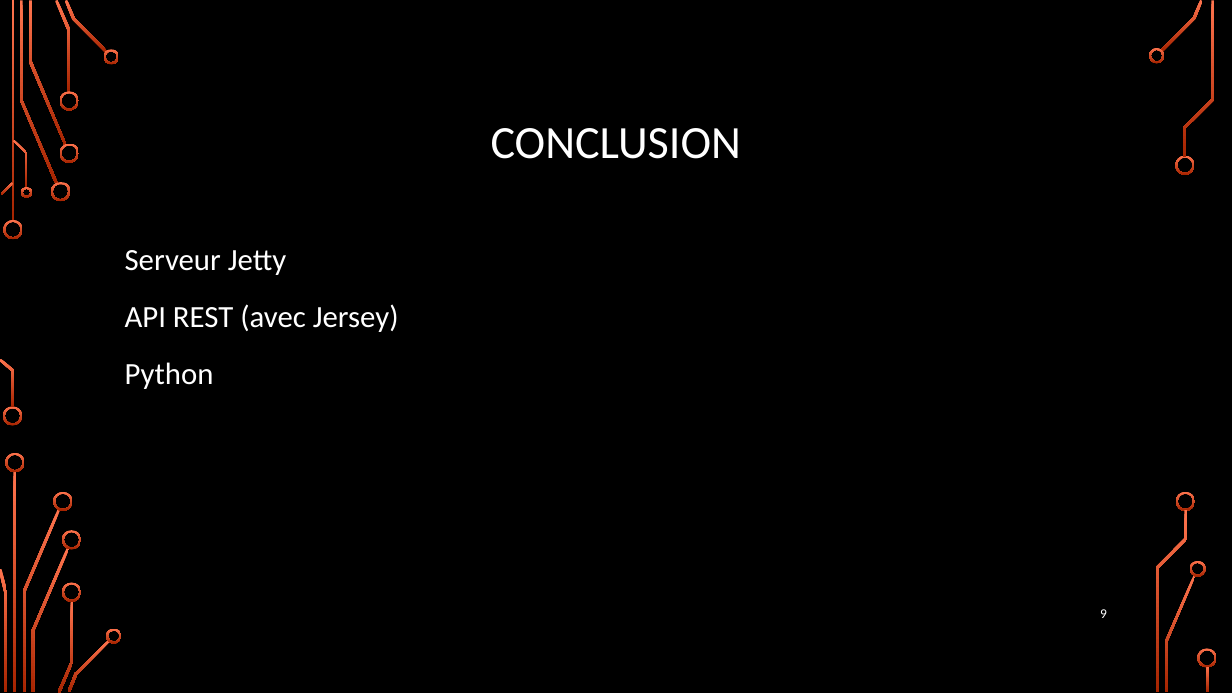
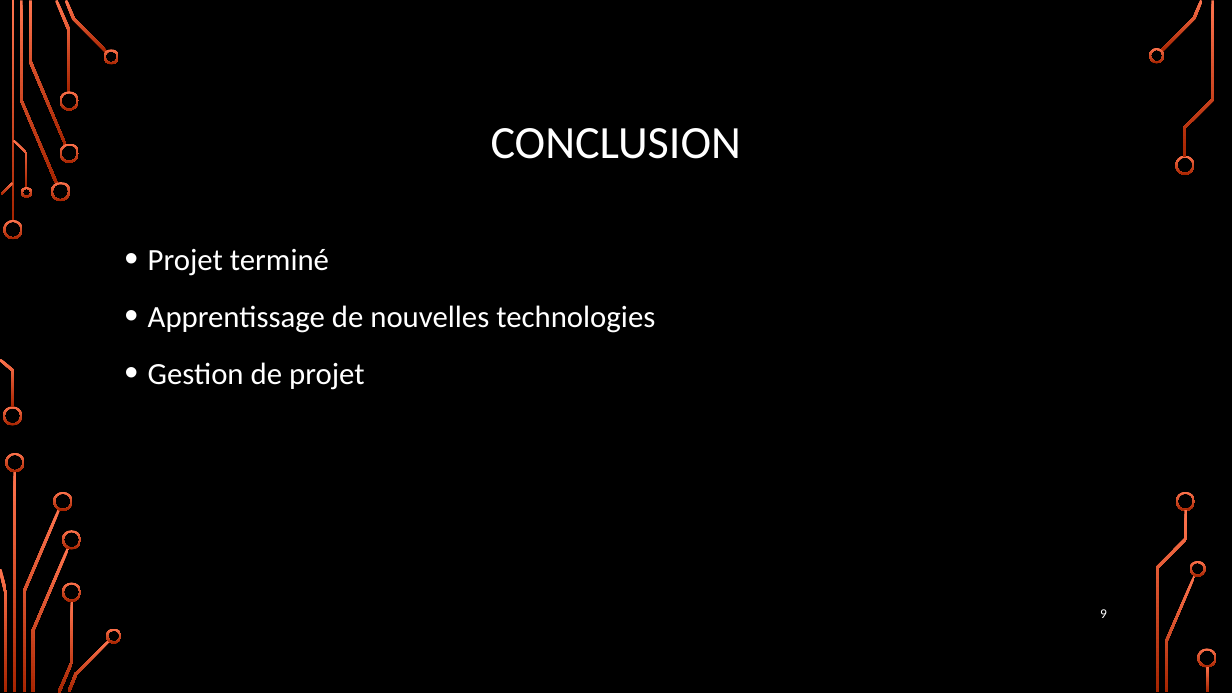
Before and after one commit to zipang29/gopiwan, a slide deck: slide 9 of Documents/diaporama_soutenance.pptx. Drawn at 1232x693 pixels with LibreOffice and Linux fonts; fonts in the diff are those of the drawing; background and template pictures are left out. Boxes give left, top, right and bottom in pixels: in the first picture for what was removed or moved away, otherwise in the second. Text is boxed around its words. In the diff, an @@ line names an element or a change of style, - is before the commit and + after.

Commit message:
Changement de la conclusion du diaporama de soutenance

```diff
--- a/Documents/diaporama_soutenance.pptx
+++ b/Documents/diaporama_soutenance.pptx
@@ text at bbox=[148, 249, 655, 390]: text changed @@
-Serveur Jetty
-API REST (avec Jersey)
-Python
+• Projet terminé
+• Apprentissage de nouvelles technologies
+• Gestion de projet
```
